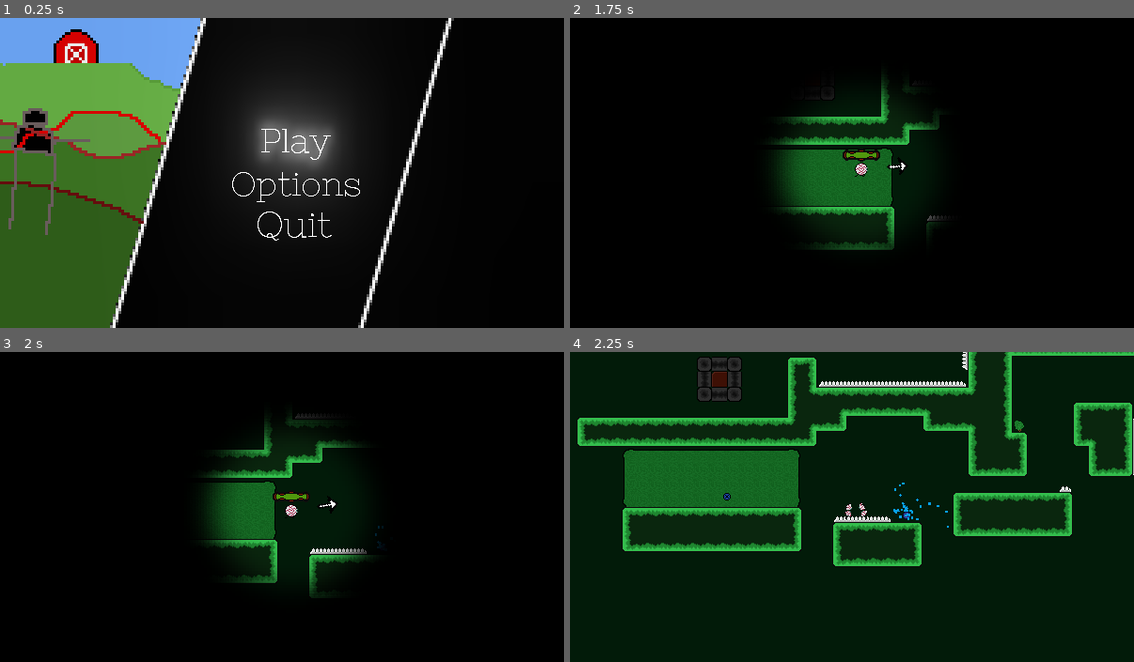
Above: before the commit, frames 1-4 (two rows, left to right).
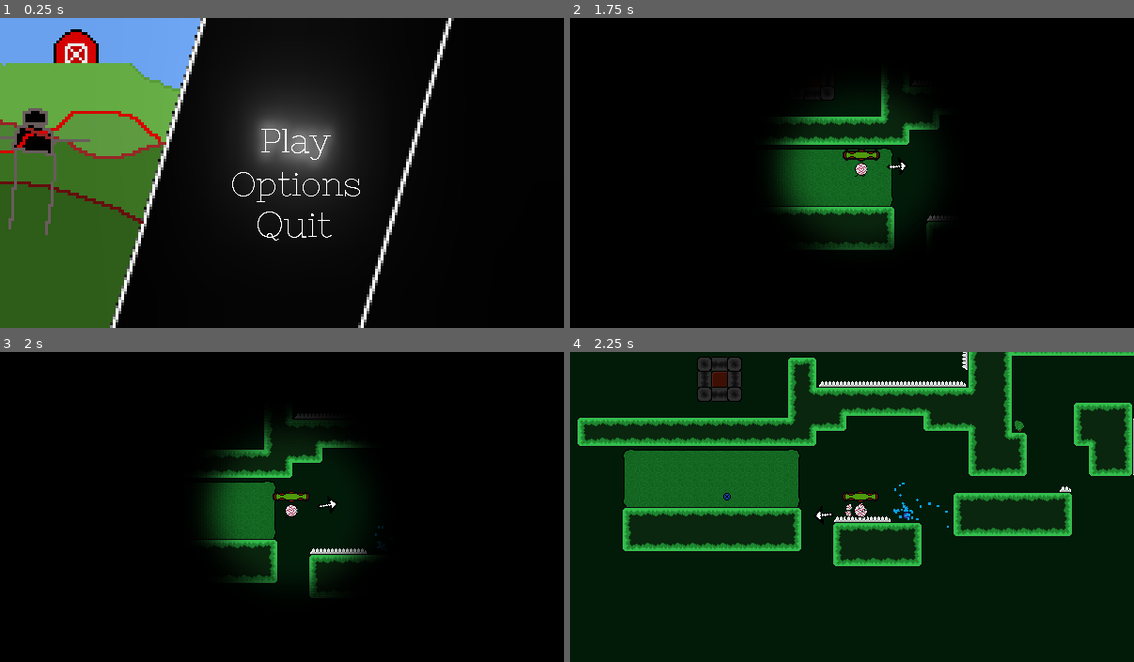
Above: after the commit, the same moments.

Repository: epimetheusgames/EyeSore
Game: Godot game, scene res://MainMenu.tscn
Same seed, same stepped clock (60 frames per second), same inputs: the game is played once before the commit and once after it.
Inputs (mouse positions are in pixels of both pictures, inside the frame that each line leads up to):
- Up to frame 1 (0.25 s): no input
- Up to frame 2 (1.75 s): click (863, 142) at 0.5 s; tap Enter (ui_accept) at 1.25 s; move the mouse to (976, 157) at 1.27 s; hold D (movement_right) from 1.28 s (still down); click (976, 157) at 1.35 s; tap Space (movement_jump) at 1.52 s
- Up to frame 3 (2 s): keep holding D (movement_right)
- Up to frame 4 (2.25 s): keep holding D (movement_right); move the mouse to (739, 522) at 2.02 s; right-click (739, 522) at 2.1 s

Frames 1-3 are identical in both runs. In frame 4, 0.2% of the frame differs, in the area x 43-55%, y 45-56%.

Commit message:
YES I FIXED IT

Diff:
--- a/OGPC_Project_Native_Directory/Death_Anim_Transition_Darkness.gd
+++ b/OGPC_Project_Native_Directory/Death_Anim_Transition_Darkness.gd
@@ -5,7 +5,8 @@
 
 
 func play_anim():
+	visible = true
 	$Death_Vignette_Player.play("Death_Vignette")
 
 func stop_anim():
-	$Death_Vignette_Player.play("Not_Dead")
+	visible = false
--- a/OGPC_Project_Native_Directory/Levels/Level2.tscn
+++ b/OGPC_Project_Native_Directory/Levels/Level2.tscn
@@ -29,7 +29,7 @@
 [node name="Player_Body" parent="Save_Functionality" instance=ExtResource( 3 )]
 position = Vector2( -5, 4 )
 
-[node name="Sprite" parent="Save_Functionality/Player_Body/Death_Anim_Transition" index="0"]
+[node name="Sprite" parent="Save_Functionality/Player_Body/Death_Anim_Transition" index="1"]
 visible = false
 
 [node name="Checkpoint" parent="Save_Functionality" instance=ExtResource( 6 )]
--- a/OGPC_Project_Native_Directory/Player.gd
+++ b/OGPC_Project_Native_Directory/Player.gd
@@ -260,7 +260,6 @@
 		$Death_Animation_Timer.start(1)
 		# play the death sfx and hide the player to replace it with the death particles
 		get_node("/root/MainMenuRootNode/OWIE_Player").play()
-		self.hide()
 		# spawn the player's death particles (just four quadrants of the player that split away from each other when spawned)
 		var death_particles = death_particles_file_path.instance()
 		$Death_Anim_Transition.play_anim()
